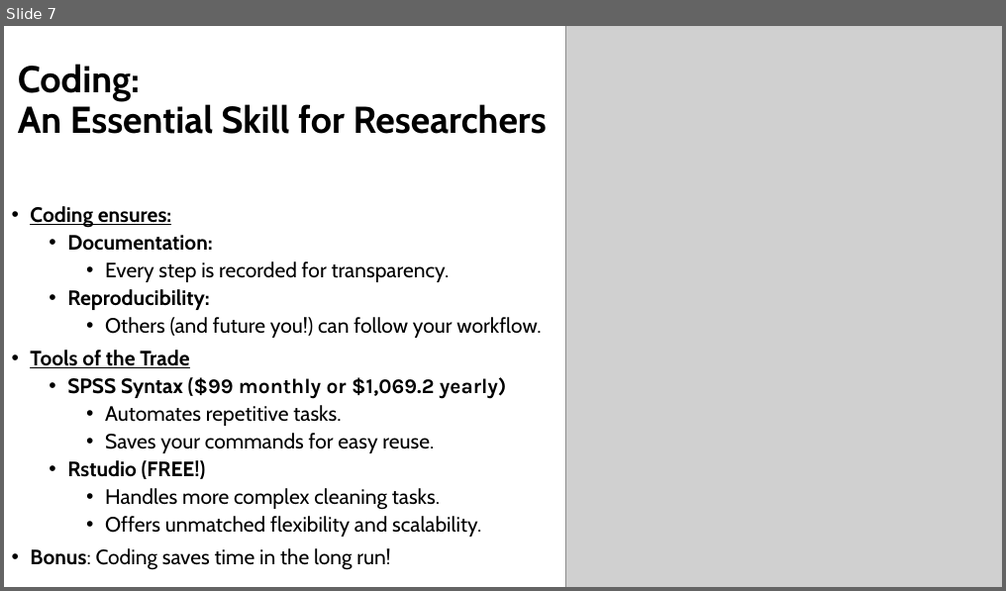
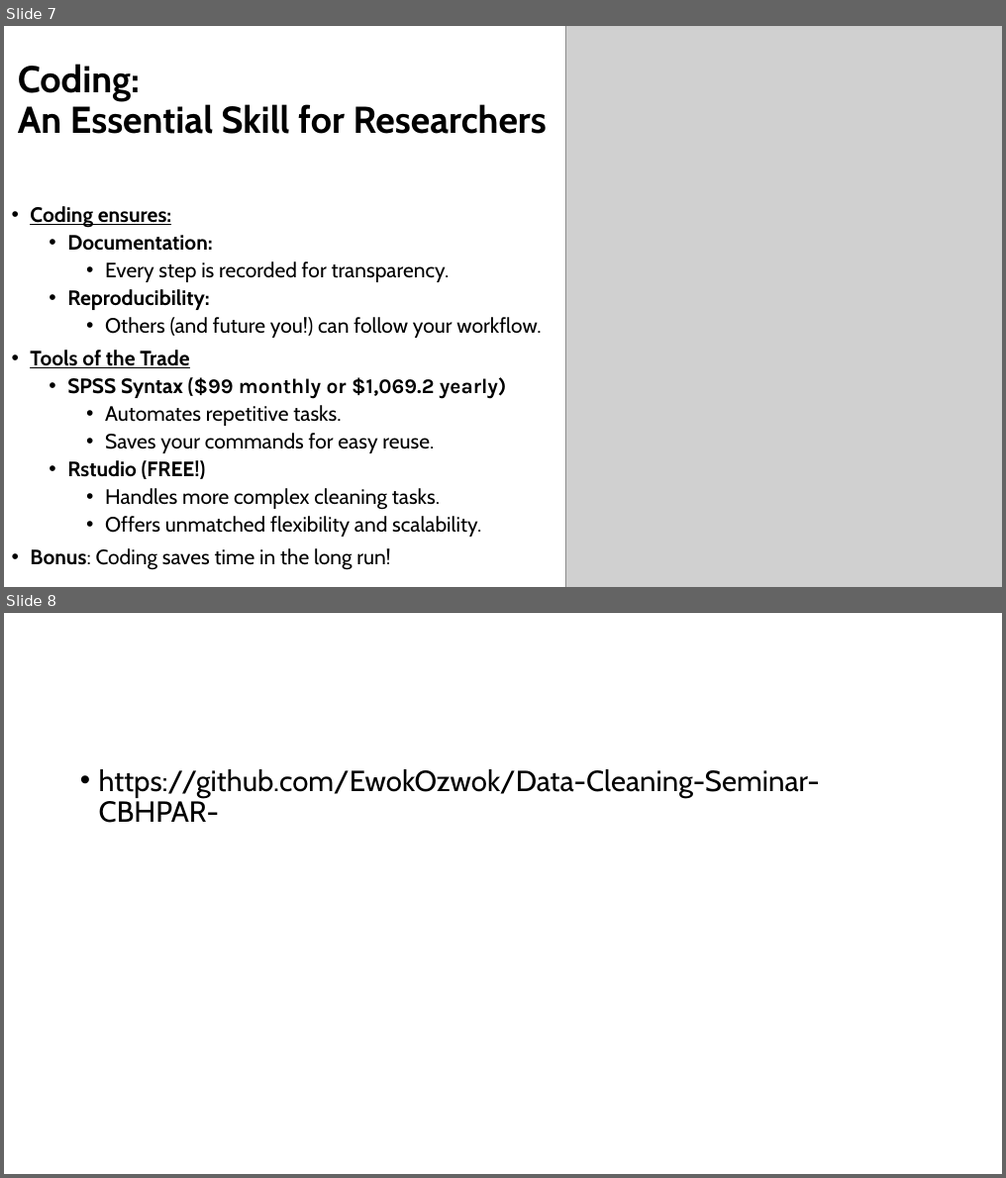
Before and after one commit to EwokOzwok/Data-Cleaning-Seminar-CBHPAR-, a slide deck: Data Cleaning Seminar.pptx. Shown one above the other, each under a label of ours: slide 7 before the commit, slides 7 and 8 after it. The pictures are 1006x591 and 1006x1178 pixels, drawn with LibreOffice and Linux fonts; fonts in the diff are those of the drawing; grey boxes stand for pictures. Boxes give left, top, right and bottom in pixels: in the first picture for what was removed or moved away, otherwise in the second. Text is boxed around its words. In the diff, an @@ line names an element or a change of style, - is before the commit and + after.

Commit message:
rmv raw data

```diff
--- a/Data Cleaning Seminar.pptx
+++ b/Data Cleaning Seminar.pptx
@@ slide 8 added at [4, 613, 1002, 1174], background #FFFFFF @@
@@ text added at [99, 769, 820, 823], 28 pt, text #000000 @@
+• https://github.com/EwokOzwok/Data-Cleaning-Seminar-CBHPAR-
```
Also in this commit, not shown: 1 slide removed, 2 other files.
